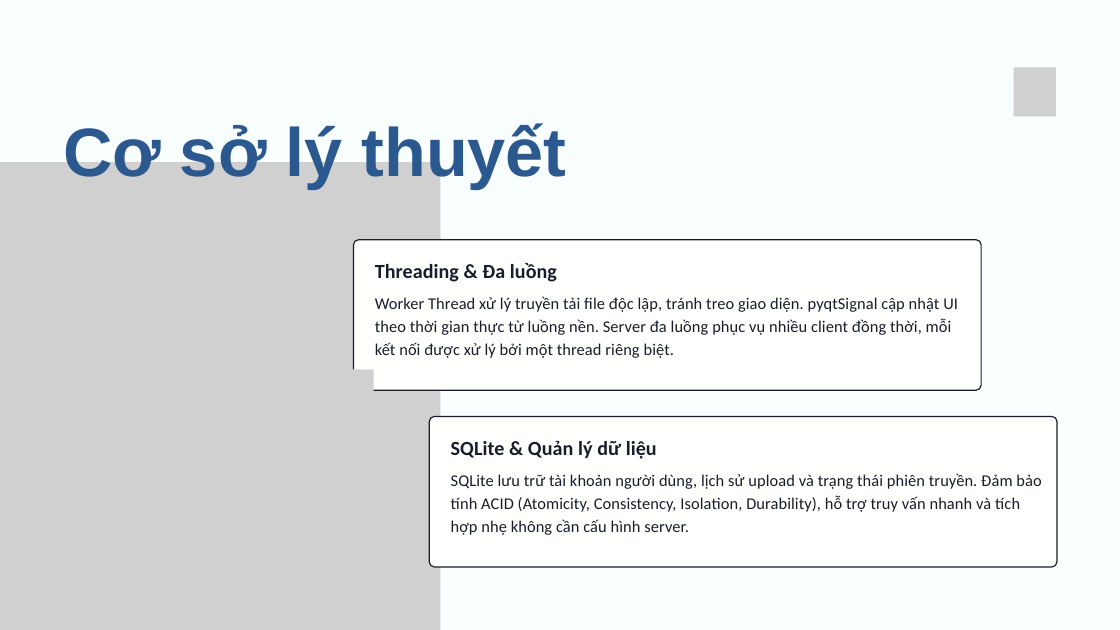
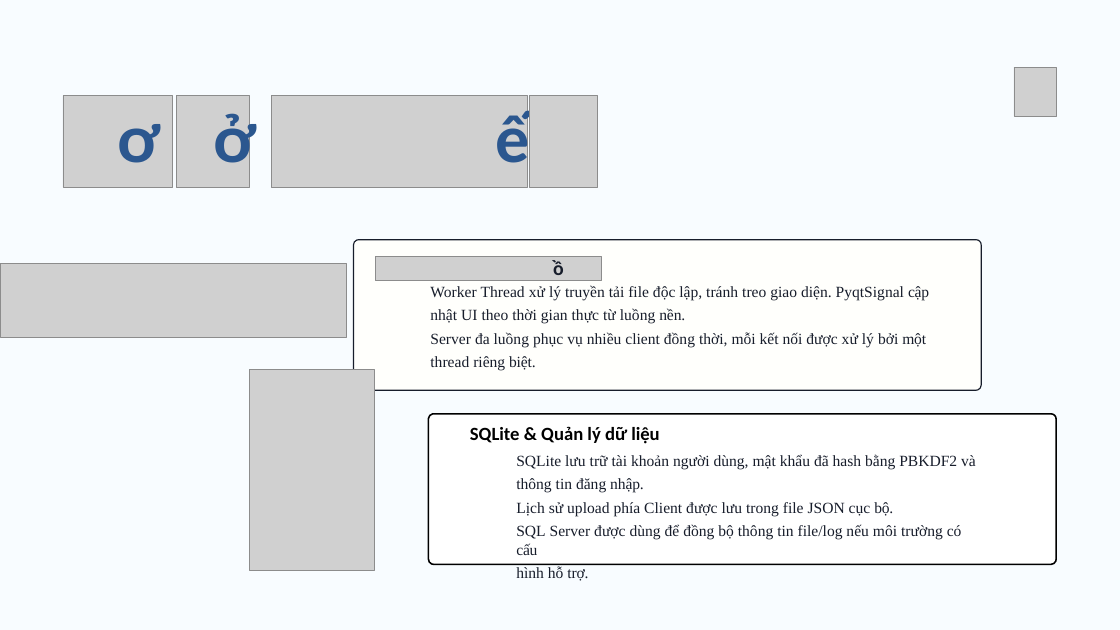
Before and after one commit to chitoan-dot/Lap-trinh-mang-trinh-ung-dung-Upload-Single-File-with-control, a slide deck: slide 8 of PPTX/Nhom8_BaoCao_UploadSingleFileWithControl.pptx (slide 6 before the commit). Drawn at 1120x630 pixels with LibreOffice and Linux fonts; fonts in the diff are those of the drawing; grey boxes stand for pictures. Boxes give left, top, right and bottom in pixels: in the first picture for what was removed or moved away, otherwise in the second. Text is boxed around its words. In the diff, an @@ line names an element or a change of style, - is before the commit and + after.

```diff
--- a/PPTX/Nhom8_BaoCao_UploadSingleFileWithControl.pptx
+++ b/PPTX/Nhom8_BaoCao_UploadSingleFileWithControl.pptx
@@ background #F9FEFF to #FFFFFF @@
@@ freeform shape added at bbox=[0, 0, 1120, 630], fill #F8FCFF @@
@@ picture added at bbox=[63, 96, 172, 188] @@
@@ title added at bbox=[118, 106, 257, 179], 87.5 pt, text #2B578F, bold @@
+ơ ở
@@ picture added at bbox=[176, 96, 250, 188] @@
@@ picture added at bbox=[271, 96, 527, 188] @@
@@ text added at bbox=[496, 106, 530, 179], 87.5 pt, text #2B578F, bold @@
+ế
@@ picture added at bbox=[530, 96, 598, 188] @@
@@ text removed at bbox=[63, 122, 567, 189] @@
-Cơ sở lý thuyết
@@ picture removed at bbox=[0, 162, 441, 630] @@
@@ freeform shape at bbox=[353, 240, 981, 390]: fill #FFFFFE to #FFFFFC; outline #181D2B 1.5 pt to none; outline redrawn @@
@@ freeform shape added at bbox=[353, 240, 981, 390], outline #171D2B 1.5 pt @@
@@ text removed at bbox=[375, 263, 557, 282] @@
-Threading & Đa luồng
@@ picture added at bbox=[375, 256, 601, 281] @@
@@ text at bbox=[430, 260, 975, 555]: text changed; size 21.1 to 20 pt; font Calibri to Times New Roman; text colour #181D2B to #171D2B @@
-Worker Thread xử lý truyền tải file độc lập, tránh treo giao diện. pyqtSignal cập nhật UI theo thời gian thực từ luồng nền. Server đa luồng phục vụ nhiều client đồng thời, mỗi kết nối được xử lý bởi một thread riêng biệt.
+ồ
+Worker Thread xử lý truyền tải file độc lập, tránh treo giao diện. PyqtSignal cập
+nhật UI theo thời gian thực từ luồng nền.
+Server đa luồng phục vụ nhiều client đồng thời, mỗi kết nối được xử lý bởi một
+thread riêng biệt.
+SQLite & Quản lý dữ liệu
+SQLite lưu trữ tài khoản người dùng, mật khẩu đã hash bằng PBKDF2 và thông tin đăng nhập.
+Lịch sử upload phía Client được lưu trong file JSON cục bộ.
+SQL Server được dùng để đồng bộ thông tin file/log nếu môi trường có cấu
+hình hỗ trợ.
@@ freeform shape at bbox=[428, 414, 1056, 564]: fill #FFFFFE to #FFFFFF; outline #181D2B 1.5 pt to none; outline redrawn @@
@@ freeform shape added at bbox=[428, 414, 1056, 564], outline #000000 2 pt @@
@@ text removed at bbox=[451, 440, 657, 459] @@
-SQLite & Quản lý dữ liệu
@@ text removed at bbox=[451, 473, 1041, 535] @@
-SQLite lưu trữ tài khoản người dùng, lịch sử upload và trạng thái phiên truyền. Đảm bảo tính ACID (Atomicity, Consistency, Isolation, Durability), hỗ trợ truy vấn nhanh và tích hợp nhẹ không cần cấu hình server.
```
Also in this commit, not shown: 7 other slides changed, 13 slides added, 10 slides removed, 1 other file.
